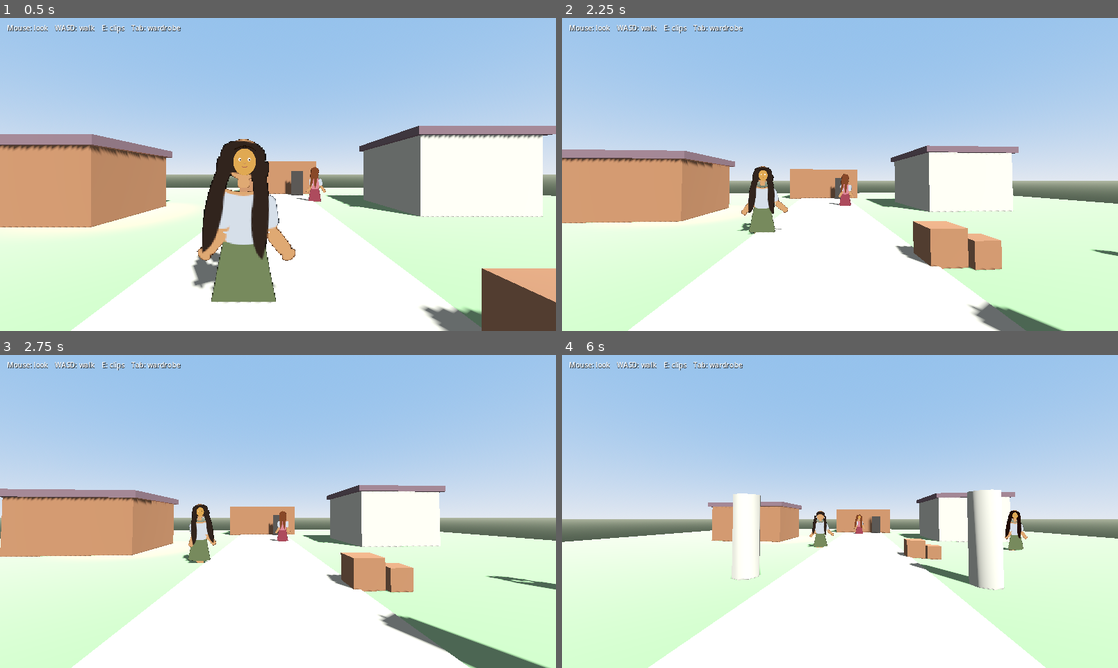
Above: before the commit, frames 1-4 (two rows, left to right).
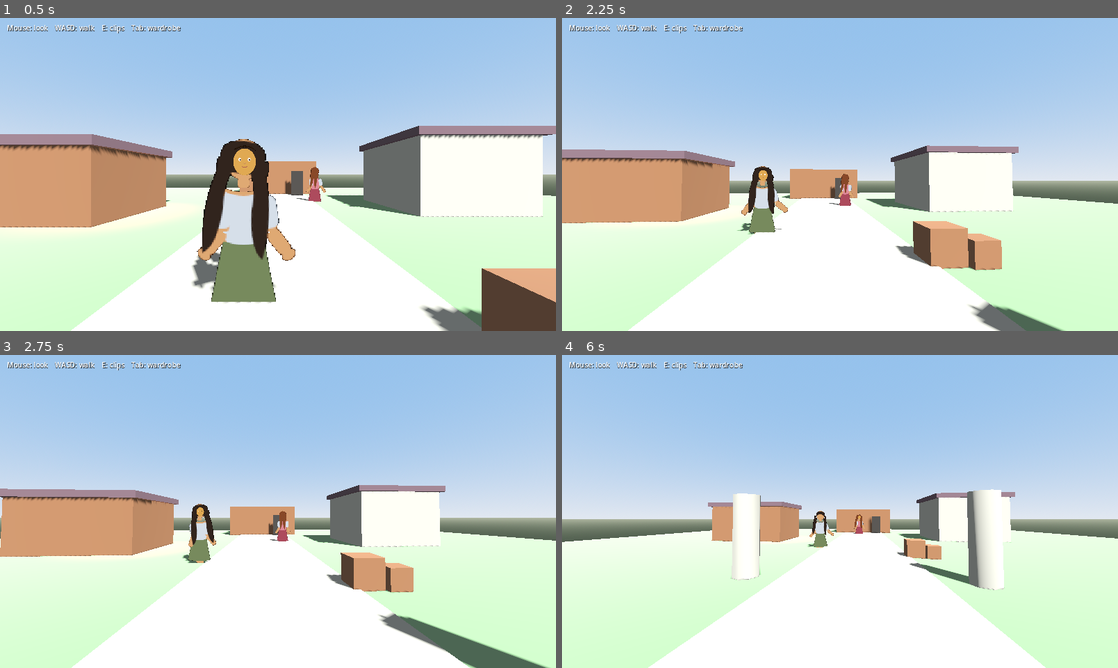
Above: after the commit, the same moments.

Repository: Fred4R/paperdoll-25d
Game: Godot game, scene res://scenes/main.tscn
The game is run twice, just before and just after one commit, with the same random seed, the same clock (stepped at 60 frames per second) and the same inputs.
Inputs (mouse positions are in pixels of both pictures, inside the frame that each line leads up to):
- Up to frame 1 (0.5 s): no input
- Up to frame 2 (2.25 s): tap Enter at 0.5 s; move the mouse to (867, 174) at 0.52 s; hold Tab (wardrobe) 0.53-1.28 s; hold W (move_forward) from 0.53 s (still down); move the mouse to (812, 174) at 1.27 s; tap 1 (cycle_hair) at 1.35 s; tap Tab (wardrobe) at 1.55 s; move the mouse to (851, 168) at 2.02 s; hold Tab (wardrobe) from 2.03 s (still down); tap 3 (cycle_pants) at 2.1 s
- Up to frame 3 (2.75 s): keep holding W (move_forward); keep holding Tab (wardrobe)
- Up to frame 4 (6 s): move the mouse to (834, 517) at 2.77 s; release Tab (wardrobe) at 2.78 s; tap 2 (cycle_shirt) at 2.85 s; tap Tab (wardrobe) at 3.05, 3.8, 4.35 s; move the mouse to (878, 514) at 3.52 s; hold E (interact) 3.53-4.28 s; move the mouse to (795, 508) at 4.27 s; move the mouse to (845, 511) at 5.02 s; hold Tab (wardrobe) 5.03-5.78 s; tap 9 at 5.1 s; move the mouse to (817, 505) at 5.77 s; release W (move_forward) at 5.78 s; hold D (move_right) from 5.78 s (still down); tap R at 5.85 s

Frame 1 is identical in both runs. In frame 2, less than 0.1% of the frame differs, in the area x 95-100%, y 73-76%; in frame 3, 0.2%; in frame 4, 0.3%, in the area x 79-84%, y 49-63%.

Commit message:
First part of the simulation: one room, him and two women, a list with a clothed hug and a greeting.

Diff:
--- a/scenes/main.tscn
+++ b/scenes/main.tscn
@@ -116,12 +116,6 @@
 [node name="PathB" type="Marker3D" parent="."]
 transform = Transform3D(1, 0, 0, 0, 1, 0, 0, 0, 1, 8, 0.1, -2)
 
-[node name="NPC3" parent="." instance=ExtResource("1_char")]
-transform = Transform3D(1, 0, 0, 0, 1, 0, 0, 0, 1, 6.5, 0.1, 2)
-is_player = false
-palette = "woman_dark"
-move_speed = 1.1
-
 [node name="PathA" type="Marker3D" parent="."]
 transform = Transform3D(1, 0, 0, 0, 1, 0, 0, 0, 1, 7, 0.1, 4)
 
--- a/scripts/list_and_clock.gd
+++ b/scripts/list_and_clock.gd
@@ -14,10 +14,8 @@
 const TAP_SLOP := 16.0
 const REACH_AT := 0.7
 ## The woman (NPC1) is a neighbor who comes over to draw the north yard gate from the window.
-const WOMAN_NAME := "Woman"
-const FRIEND_NAME := "Friend"
-## A name an earlier build wrote into saves; it is replaced by the name Fred set.
-const OLD_NAME := "Ines"
+## The women have no names yet. Names an earlier build wrote into saves are cleared back to the node id.
+const CLEARED_NAMES := ["Ines", "Woman", "Friend"]
 const SIT_LINES := [
 	["I come over for this window. It's the only one that sees the yard gate straight on.", "What are you drawing?", "Why the gate?"],
 	["The gate. My grandfather hung it. It sticks every winter and nobody else remembers why.", "Tell me.", "Can I see?"],
@@ -29,7 +27,6 @@
 @onready var player: CharacterBody3D = $"../Player"
 @onready var npc: CharacterBody3D = $"../NPC1"
 @onready var npc2: CharacterBody3D = $"../NPC2"
-@onready var npc3: CharacterBody3D = $"../NPC3"
 @onready var path_a: Marker3D = $"../PathA"
 @onready var path_b: Marker3D = $"../PathB"
 @onready var window_mark: Marker3D = $"../Window"
@@ -82,10 +79,7 @@
 	_clip = _clips["embrace"]
 	list_panel.visible = false
 	prompt.visible = false
-	_women = [npc, npc2, npc3]
-	if npc3 and npc3.has_method("set_schedule"):
-		npc3.set_schedule([path_a.global_position, path_b.global_position])
-		npc3.set_hair_tint(Color(0.72, 0.42, 0.28))
+	_women = [npc, npc2]
 	if npc and npc.has_method("set_schedule"):
 		npc.set_schedule([window_mark.global_position, chair_mark.global_position])
 	if npc2 and npc2.has_method("set_schedule"):
@@ -471,24 +465,20 @@
 func _refresh_prompt() -> void:
 	var show := _can_open()
 	if show:
-		var record := SaveStore.record_for(npc.name)
-		prompt.text = "%s\nE  Embrace, Greeting" % record.display_name
+		prompt.text = "E  Hug, Greeting"
 		prompt.modulate.a = 1.0
 		prompt.visible = true
 	else:
 		prompt.modulate.a = maxf(0.0, prompt.modulate.a - 0.05)
 		prompt.visible = prompt.modulate.a > 0.05
 
-## Sheet rows: Embrace, Greeting, Sit with the woman (her list only), each paired save in user://clips, then Close.
+## List rows: Hug, Greeting, each paired save in user://clips, then Close.
 ## Hand hold stays loaded for the editor but is not a sheet row.
 func _open_list() -> void:
 	_list_open = true
 	prompt.visible = false
 	_list_ids = ["embrace", "greeting"]
-	var lines := ["1  Embrace", "2  Greeting"]
-	if npc == woman_npc:
-		_list_ids.append("sit_with_woman")
-		lines.append("%d  Sit with %s" % [_list_ids.size(), _npc1_name()])
+	var lines := ["1  Hug", "2  Greeting"]
 	var folder := DirAccess.open("user://clips")
 	if folder:
 		folder.list_dir_begin()
@@ -506,8 +496,7 @@
 			file_name = folder.get_next()
 		folder.list_dir_end()
 	lines.append("Close")
-	var record := SaveStore.record_for(npc.name)
-	$"../HUD".show_choices(PackedStringArray(lines), record.display_name)
+	$"../HUD".show_choices(PackedStringArray(lines), "")
 	Input.mouse_mode = Input.MOUSE_MODE_VISIBLE
 	player.set_mode_frozen(true)
 	npc.set_mode_frozen(true)
@@ -524,12 +513,9 @@
 	if clip_name == "sit_with_woman":
 		_start_scene()
 		return
-	if clip_name == "shirtoff":
-		_clip = _clips["embrace"]
-		_bare = true
-	else:
-		_clip = _clips.get(clip_name, _clips["embrace"])
-		_bare = false
+	## Shirt and skirt stay on for the hug.
+	_clip = _clips.get(clip_name, _clips["embrace"])
+	_bare = false
 	_list_open = false
 	$"../HUD".hide_panel()
 	if str(_clip.get("name", "")) == "greeting":
@@ -787,19 +773,17 @@
 	if npc and npc.paperdoll and npc.paperdoll.get("_quarter"):
 		hint.text += "    Front fallback"
 
-## The woman and her friend keep their paperdolls and clothes; only the shown names are set, unless renamed in the wardrobe.
-## A saved sketch_given hangs the sketch and keeps her schedule at the chair.
+## The women keep their paperdolls and clothes. The gate sketch stays hidden in this first part.
 func _woman_ready() -> void:
 	if woman_npc == null:
 		return
 	var record := SaveStore.record_for(woman_npc.name)
-	if record.display_name == record.id or record.display_name == OLD_NAME:
-		record.display_name = WOMAN_NAME
-	if npc2:
-		var friend_record := SaveStore.record_for(npc2.name)
-		if friend_record.display_name == friend_record.id:
-			friend_record.display_name = FRIEND_NAME
-	_apply_sketch(record.sketch_given)
+	for body in [woman_npc, npc2]:
+		if body:
+			var body_record := SaveStore.record_for(body.name)
+			if CLEARED_NAMES.has(body_record.display_name):
+				body_record.display_name = body_record.id
+	_apply_sketch(false)
 
 ## Godot 4.3 headless (dummy renderer) logs "Parameter m is null" when a mesh instance is freed
 ## still holding its mesh; dropping the sketch mesh as the scene exits keeps that log clean.
